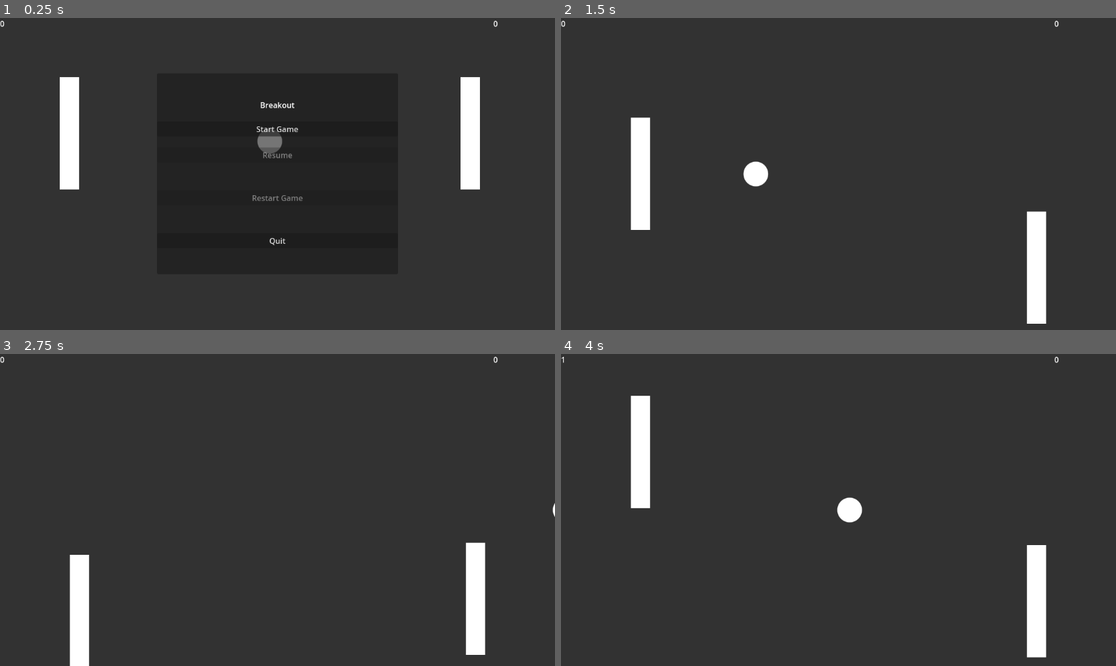
Above: before the commit, frames 1-4 (two rows, left to right).
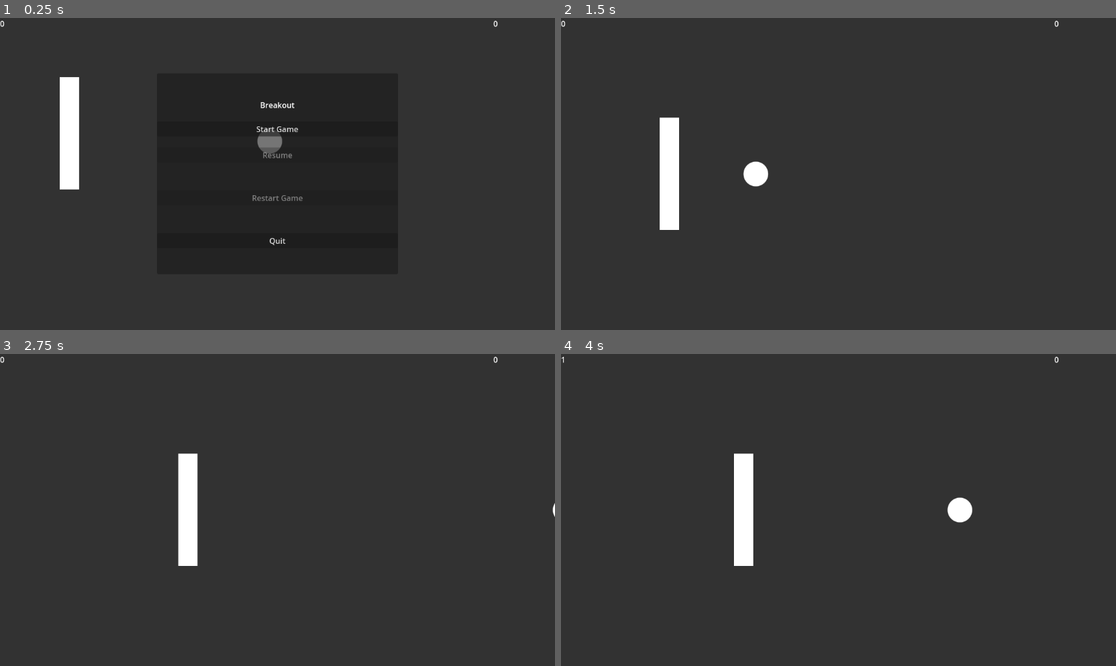
Above: after the commit, the same moments.

Repository: Aratch/20gch-02-breakout
Game: Godot game, scene res://main.tscn
Same seed, same stepped clock (60 frames per second), same inputs: the game is played once before the commit and once after it.
Inputs:
- Up to frame 1 (0.25 s): no input
- Up to frame 2 (1.5 s): click "Start Game" at 0.5 s; hold D (move_right, bound only after the commit) from 1.28 s (still down); tap Down (p2_move_down) at 1.35 s
- Up to frame 3 (2.75 s): tap Up (p2_move_up) at 1.55, 2.1 s; release D (move_right, bound only after the commit) at 2.03 s; hold S (move_down) from 2.03 s (still down); tap Down (p2_move_down) at 2.3 s
- Up to frame 4 (4 s): release S (move_down) at 2.78 s; hold D (move_right, bound only after the commit) 2.78-3.53 s; tap Down (p2_move_down) at 2.85, 3.8 s; tap Up (p2_move_up) at 3.05, 3.6 s; hold W (move_up) from 3.53 s (still down)

The runs differ from the first frame. In frame 1, 1.3% of the frame differs, in the area x 82-87%, y 18-56%; in frame 2, 3.9%; in frame 3, 3.9%; in frame 4, 4.5%, in the area x 12-88%, y 13-98%.

Commit message:
Refactor paddle

Diff:
--- a/main.gd
+++ b/main.gd
@@ -19,7 +19,6 @@
 
 func _start_new_round() -> void:
 	$Paddle._start_game()
-	$Paddle2._start_game()
 	$Ball._start_game()
 
 func pause() -> void:
@@ -51,11 +50,9 @@
 
 	game_paused.connect($Ball.pause)
 	game_paused.connect($Paddle.pause)
-	game_paused.connect($Paddle2.pause)
 
 	game_unpaused.connect($Ball.unpause)
 	game_unpaused.connect($Paddle.unpause)
-	game_unpaused.connect($Paddle2.unpause)
 
 	%StartGameButton.pressed.connect(func():
 		game_ready.emit()
--- a/main.tscn
+++ b/main.tscn
@@ -1,10 +1,9 @@
-[gd_scene load_steps=8 format=3 uid="uid://bwj3wqpjf7a6p"]
+[gd_scene load_steps=7 format=3 uid="uid://bwj3wqpjf7a6p"]
 
 [ext_resource type="Script" path="res://main.gd" id="1_gt83v"]
 [ext_resource type="PackedScene" uid="uid://d314agckqwoeo" path="res://scenes/paddle.tscn" id="1_uhfkt"]
 [ext_resource type="PackedScene" uid="uid://p4n84krlbpj8" path="res://scenes/ball.tscn" id="2_kadcf"]
 [ext_resource type="Script" path="res://scripts/ScoreLabel.gd" id="3_glop4"]
-[ext_resource type="Script" path="res://scripts/enemy.gd" id="3_mwurp"]
 
 [sub_resource type="WorldBoundaryShape2D" id="WorldBoundaryShape2D_7xejs"]
 distance = -650.0
@@ -18,12 +17,6 @@
 [node name="Paddle" parent="." instance=ExtResource("1_uhfkt")]
 position = Vector2(144, 240)
 is_player = true
-
-[node name="Paddle2" parent="." instance=ExtResource("1_uhfkt")]
-position = Vector2(976, 240)
-script = ExtResource("3_mwurp")
-
-[node name="BrainFreezeTimer" type="Timer" parent="Paddle2"]
 
 [node name="Boundaries" type="StaticBody2D" parent="."]
 
--- a/project.godot
+++ b/project.godot
@@ -42,6 +42,16 @@
 "events": [Object(InputEventKey,"resource_local_to_scene":false,"resource_name":"","device":-1,"window_id":0,"alt_press …(195 unchanged characters)…
 ]
 }
+move_left={
+"deadzone": 0.5,
+"events": [Object(InputEventKey,"resource_local_to_scene":false,"resource_name":"","device":-1,"window_id":0,"alt_pressed":false,"shift_pressed":false,"ctrl_pressed":false,"meta_pressed":false,"pressed":false,"keycode":0,"physical_keycode":65,"key_label":0,"unicode":97,"location":0,"echo":false,"script":null)
+]
+}
+move_right={
+"deadzone": 0.5,
+"events": [Object(InputEventKey,"resource_local_to_scene":false,"resource_name":"","device":-1,"window_id":0,"alt_pressed":false,"shift_pressed":false,"ctrl_pressed":false,"meta_pressed":false,"pressed":false,"keycode":0,"physical_keycode":68,"key_label":0,"unicode":100,"location":0,"echo":false,"script":null)
+]
+}
 
 [rendering]
 
--- a/scripts/input_actions.gd
+++ b/scripts/input_actions.gd
@@ -4,3 +4,15 @@
 static var MENU_ESC := &"menu_esc"
 static var MOVE_LEFT := &"move_left"
 static var MOVE_RIGHT := &"move_right"
+
+static func is_any_pressed(event: InputEvent, actions: Array[StringName]) -> bool:
+	for action in actions:
+		if event.is_action_pressed(action):
+			return true
+	return false
+
+static func is_any_released(event: InputEvent, actions: Array[StringName]) -> bool:
+	for action in actions:
+		if event.is_action_released(action):
+			return true
+	return false
--- a/scripts/paddle.gd
+++ b/scripts/paddle.gd
@@ -46,25 +46,18 @@
 func _input(event: InputEvent) -> void:
 	if Engine.is_editor_hint():
 		return
-	if is_player and \
-		event.is_action_released(&"move_up") or \
-		event.is_action_released(&"move_down"):
+	if InputActions.is_any_released(event, [InputActions.MOVE_LEFT,
+	InputActions.MOVE_RIGHT]):
 		velocity = Vector2.ZERO
-	else:
-		if event.is_action_released(&"p2_move_up") or \
-			event.is_action_released(&"p2_move_down"):
-				velocity = Vector2.ZERO
 
 func _physics_process(delta: float) -> void:
 	if Engine.is_editor_hint():
 		return
-	if is_player:
-		direction = Input.get_axis(&"move_up", &"move_down")
-	#else:
-		#direction = Input.get_axis(&"p2_move_up", &"p2_move_down")
+
+	direction = Input.get_axis(InputActions.MOVE_LEFT, InputActions.MOVE_RIGHT)
 
 	if direction:
-		velocity.y = direction * SPEED
+		velocity.x = direction * SPEED
 
 	var collision := move_and_collide(velocity * delta)
 	if collision:
